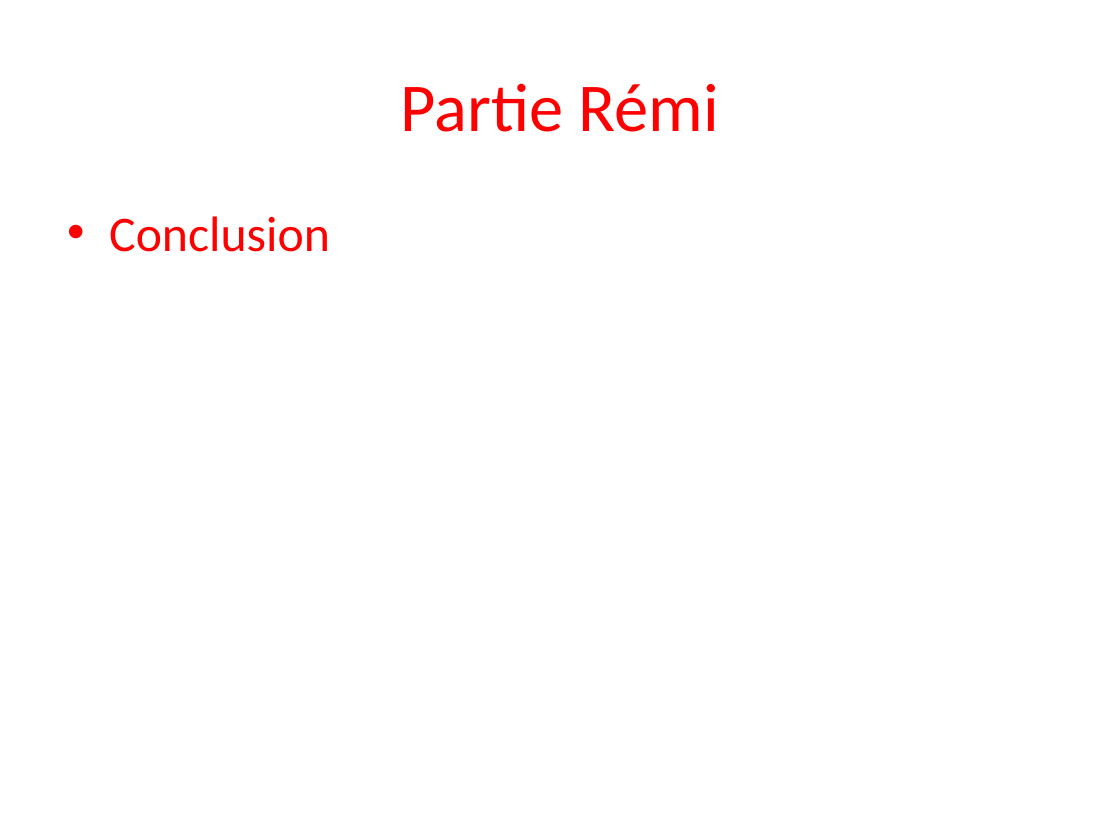
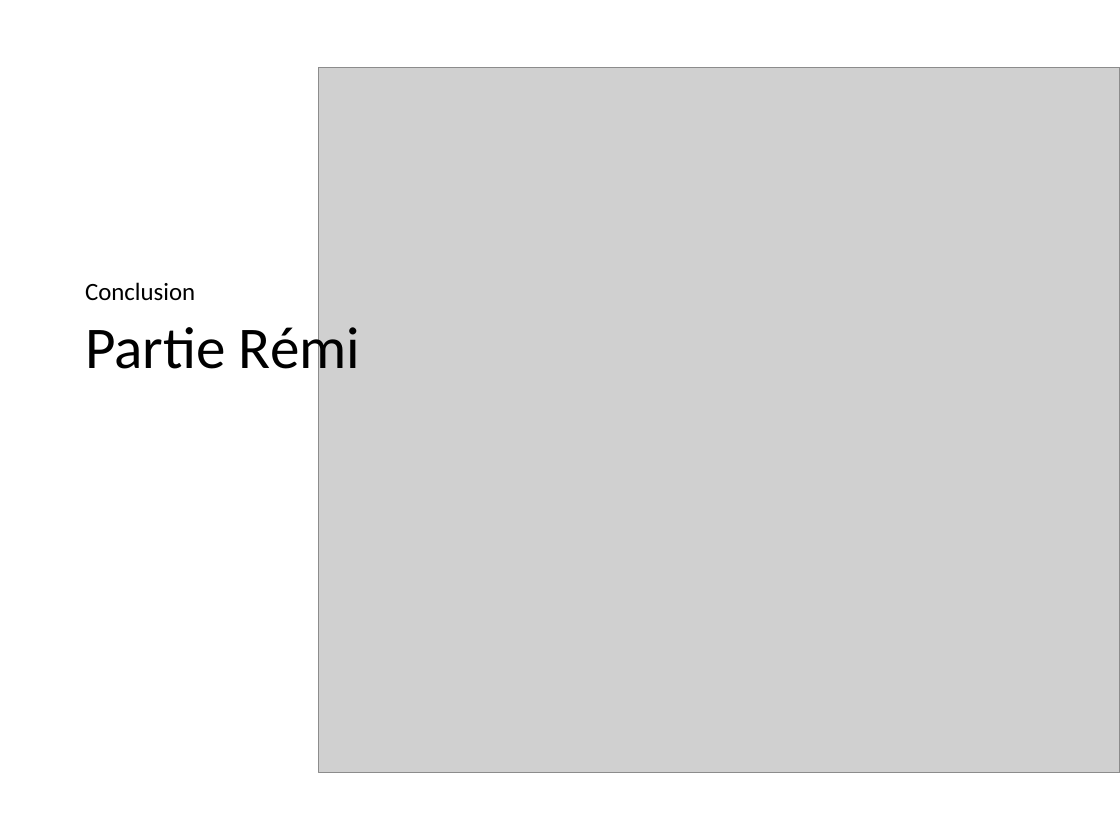
Before and after one commit to Mael-Le-Folgoc-Pontis/Proba, a slide deck: slide 6 of Probabilité et statistique.pptx. Drawn at 1120x840 pixels with LibreOffice and Linux fonts; fonts in the diff are those of the drawing; grey boxes stand for pictures; background and template pictures are left out. Boxes give left, top, right and bottom in pixels: in the first picture for what was removed or moved away, otherwise in the second. Text is boxed around its words. In the diff, an @@ line names an element or a change of style, - is before the commit and + after.

```diff
--- a/Probabilité et statistique.pptx
+++ b/Probabilité et statistique.pptx
@@ picture added at (318, 67, 1120, 772) @@
@@ picture added at (411, 73, 1120, 766) @@
@@ text "Conclusion": place and size @@
-text "Conclusion" at (109, 216, 330, 252)
+text "Conclusion" at (85, 282, 195, 300)
@@ text "Conclusion" at (85, 282, 195, 300): size 32 to 16 pt, text colour #FF0000 to #000000; bullet • to none; line spacing 1 to 0.9; more space between paragraphs; vertical alignment top to bottom @@
@@ title "Partie Rémi": place and size @@
-title "Partie Rémi" at (401, 83, 719, 132)
+title "Partie Rémi" at (85, 319, 360, 382)
@@ title "Partie Rémi" at (85, 319, 360, 382): size 44 to 38 pt, text colour #FF0000 to #000000; alignment centre to left; line spacing 1 to 0.9; vertical alignment middle to top @@
```
Also in this commit, not shown: 5 other slides changed, 1 slide removed.
